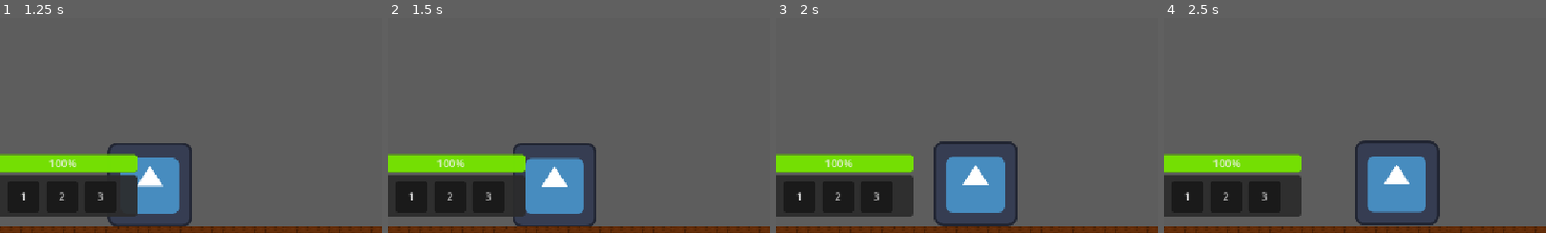
Above: before the commit, frames 1-4 (left to right).
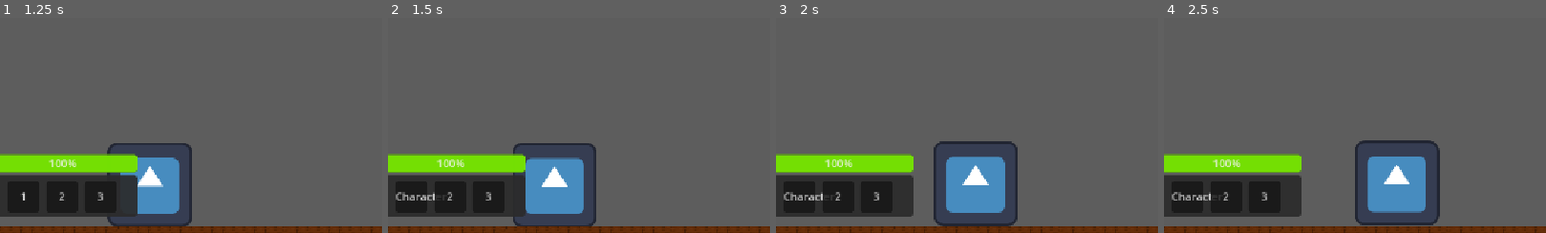
Above: after the commit, the same moments.

Repository: qzjo/Drnkn-Fghtr
Game: Godot game, scene res://start_screen.tscn
Same seed, same stepped clock (60 frames per second), same inputs: the game is played once before the commit and once after it. The engine's default icon, where the game draws it, is replaced by a stand-in: a white triangle on a blue panel in a dark square.
Inputs:
- Up to frame 1 (1.25 s): click "Start" at 0.5 s
- Up to frame 2 (1.5 s): hold D (move_right) from 1.28 s (still down); hold Q (pick_up) from 1.28 s (still down)
- Up to frame 3 (2 s): keep holding D (move_right); keep holding Q (pick_up); tap W (jump) at 1.52 s; tap E (punch) at 1.55 s
- Up to frame 4 (2.5 s): keep holding D (move_right); release Q (pick_up) at 2.03 s; tap E (punch) at 2.1 s; tap W (jump) at 2.27 s; tap Q (pick_up) at 2.3 s
The pictures show only the part of the screen within x 3-53%, y 50-100%; the shares and areas given below are measured in that part.

Frame 1 is identical in both runs. In frame 2, 0.3% of the frame differs, in the area x 2-15%, y 80-85%; in frame 3, 0.3%; in frame 4, 0.3%.

Commit message:
added to inventory slot 1
might be removed later on

Diff:
--- a/drnkn-fghtr/glass.gd
+++ b/drnkn-fghtr/glass.gd
@@ -3,10 +3,13 @@
 @onready var character: Player = $"../Character"
 var inArea = false
 @onready var sprite_2d: Sprite2D = $"../Character/Sprite2D"
-var follow: Sprite2D
+@onready var lb1: Label = $"../Hotbar/Background/Organizer/Box1/Label"
+@onready var lb2: Label = $"../Hotbar/Background/Organizer/Box2/Label"
+@onready var lb3: Label = $"../Hotbar/Background/Organizer/Box3/Label"
+
 
 func _ready() -> void:
-	follow = sprite_2d
+	pass
 
 func _on_area_2d_body_entered(body: Node2D) -> void:
 	inArea = true # Replace with function body.
@@ -20,3 +23,8 @@
 	if inArea and Input.is_action_just_pressed("pick_up"):
 		print("Added " + name )
 		queue_free()
+
+		if lb1.text == "1":
+			lb1.text = sprite_2d.get_parent().name
+		elif lb1.text != sprite_2d.get_parent().name:
+			print("worked")
--- a/drnkn-fghtr/mainCharacter.tscn
+++ b/drnkn-fghtr/mainCharacter.tscn
@@ -96,8 +96,8 @@
 
 [sub_resource type="AnimationLibrary" id="AnimationLibrary_h70d6"]
 _data = {
-&"RESET": SubResource("Animation_wuuma"),
-&"punch": SubResource("Animation_ho0uc")
+"RESET": SubResource("Animation_wuuma"),
+"punch": SubResource("Animation_ho0uc")
 }
 
 [node name="Character" type="CharacterBody2D" groups=["Player"]]
@@ -139,7 +139,7 @@
 
 [node name="AnimationPlayer" type="AnimationPlayer" parent="."]
 libraries = {
-&"": SubResource("AnimationLibrary_h70d6")
+"": SubResource("AnimationLibrary_h70d6")
 }
 
 [connection signal="animation_finished" from="AnimationPlayer" to="." method="_on_animation_player_animation_finished"]
--- a/drnkn-fghtr/project.godot
+++ b/drnkn-fghtr/project.godot
@@ -12,7 +12,7 @@
 
 config/name="Drnkn-Fghtr"
 run/main_scene="res://start_screen.tscn"
-config/features=PackedStringArray("4.4", "Forward Plus")
+config/features=PackedStringArray("4.3", "Forward Plus")
 config/icon="res://icon.svg"
 
 [display]
Not shown: 1 places in drnkn-fghtr/game.tscn that only renumber resources
Not shown: 1 places in drnkn-fghtr/glass.tscn that only renumber resources
Not shown: 1 places in drnkn-fghtr/mainCharacter.tscn that only renumber resources
Not shown: 1 places in drnkn-fghtr/start_screen.tscn that only renumber resources
